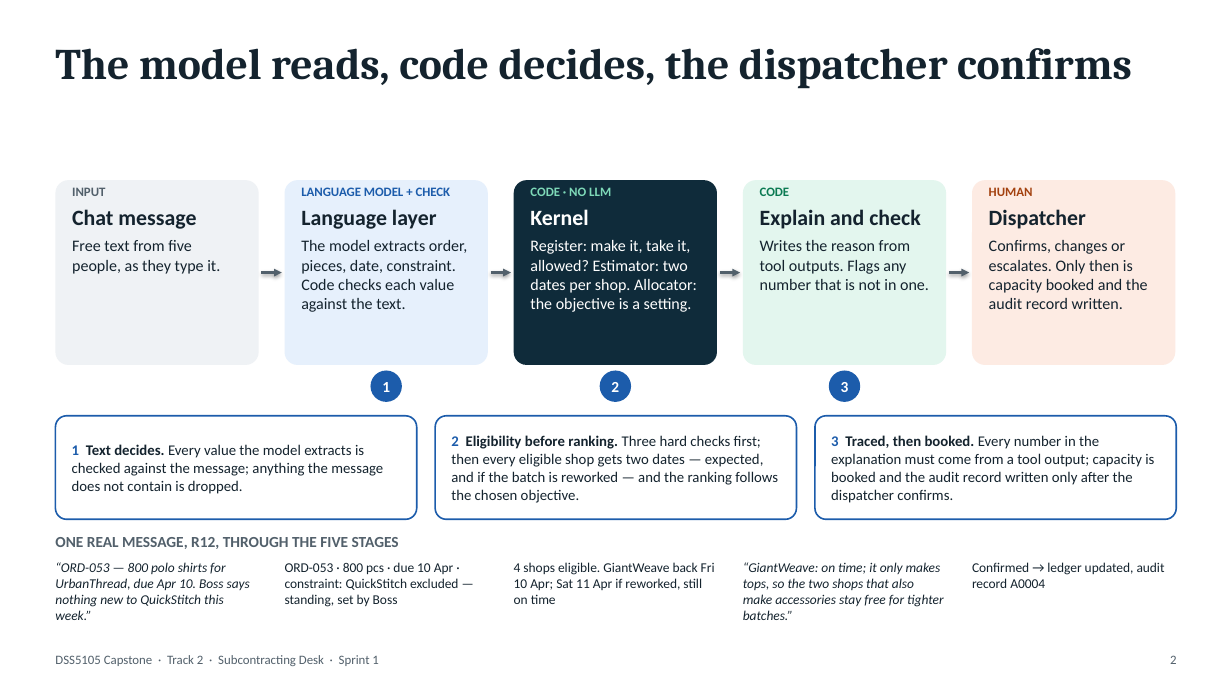
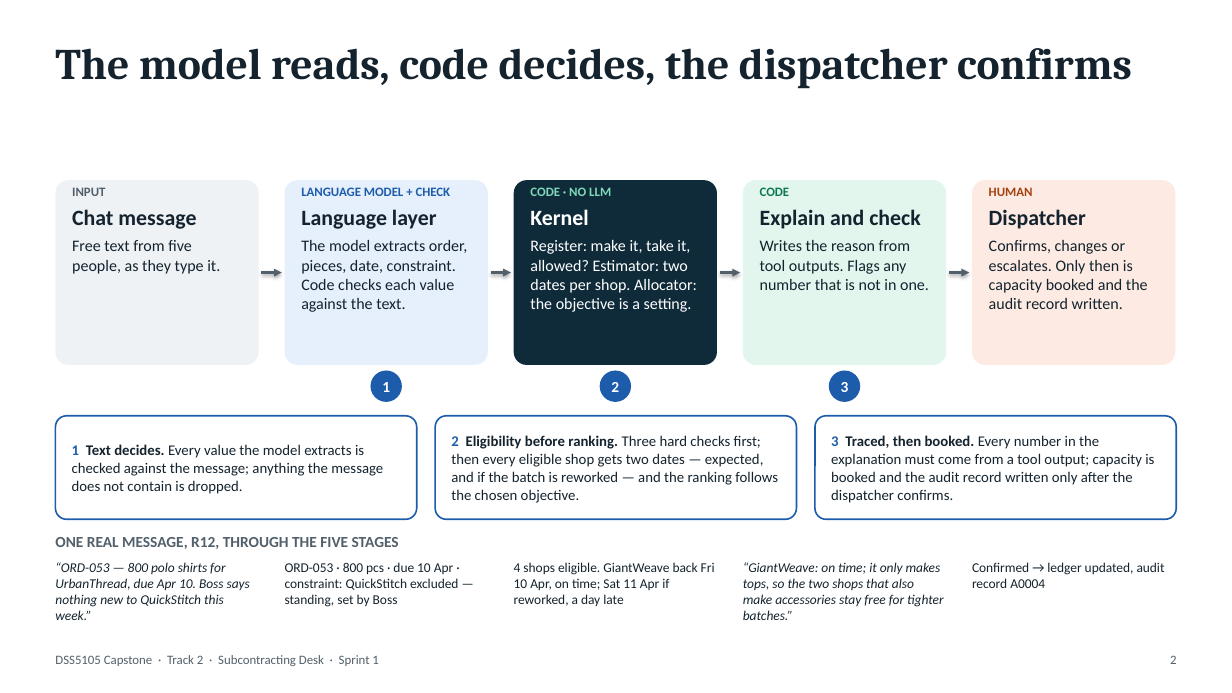
Before and after one commit to dss5105-track2/track2-desk, a slide deck: slide 3 of round2/06_汇报更新/Presentation_GroupNN_Sprint1_DRAFT_v3.pptx. Drawn at 1232x693 pixels with LibreOffice and Linux fonts; fonts in the diff are those of the drawing. Boxes give left, top, right and bottom in pixels: in the first picture for what was removed or moved away, otherwise in the second. Text is boxed around its words. In the diff, an @@ line names an element or a change of style, - is before the commit and + after.

```diff
--- a/round2/06_汇报更新/Presentation_GroupNN_Sprint1_DRAFT_v3.pptx
+++ b/round2/06_汇报更新/Presentation_GroupNN_Sprint1_DRAFT_v3.pptx
@@ text at (514, 562, 715, 606): text changed @@
-4 shops eligible. GiantWeave back Fri 10 Apr; Sat 11 Apr if reworked, still on time
+4 shops eligible. GiantWeave back Fri 10 Apr, on time; Sat 11 Apr if reworked, a day late
```
Also in this commit, not shown: 4 other files.
